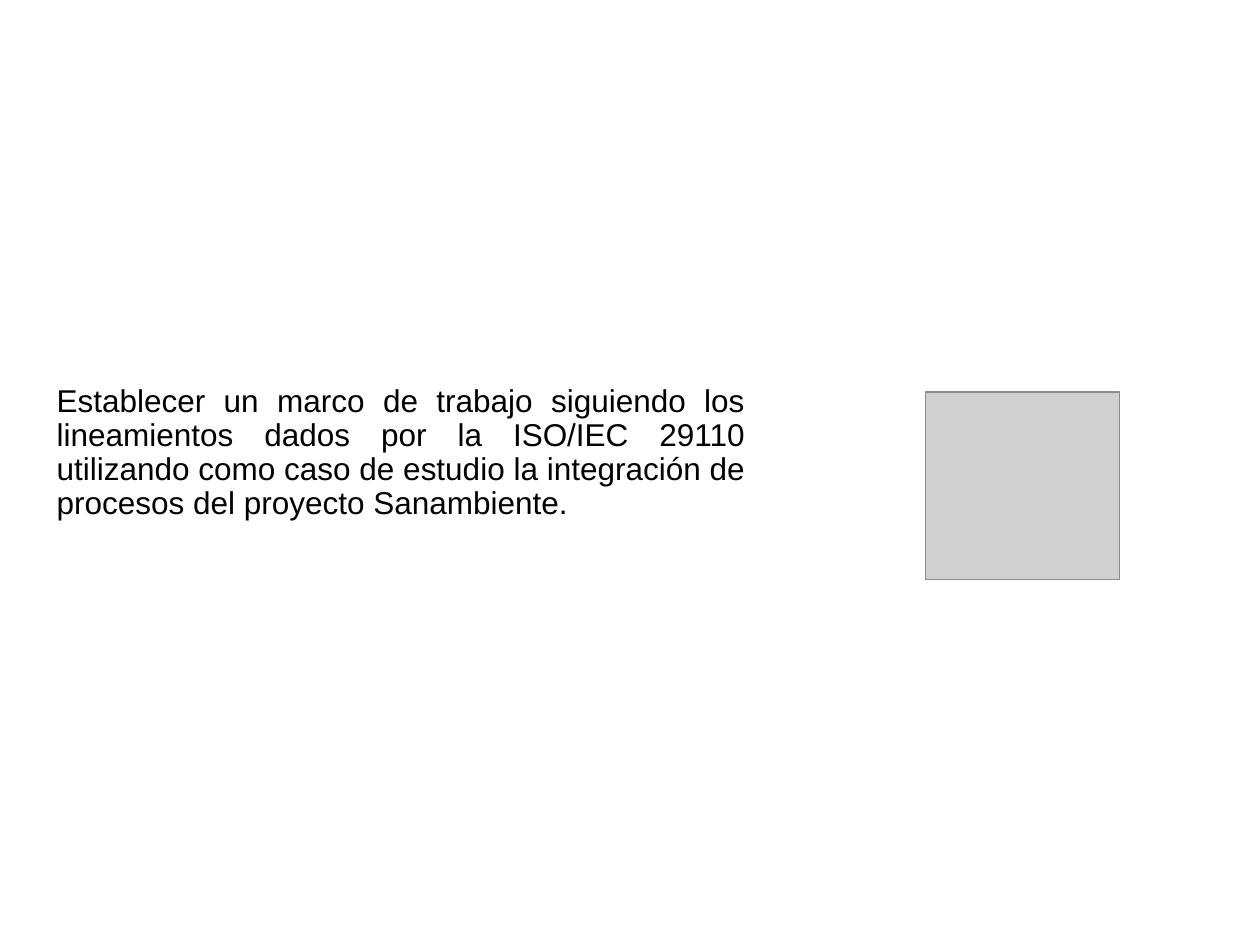
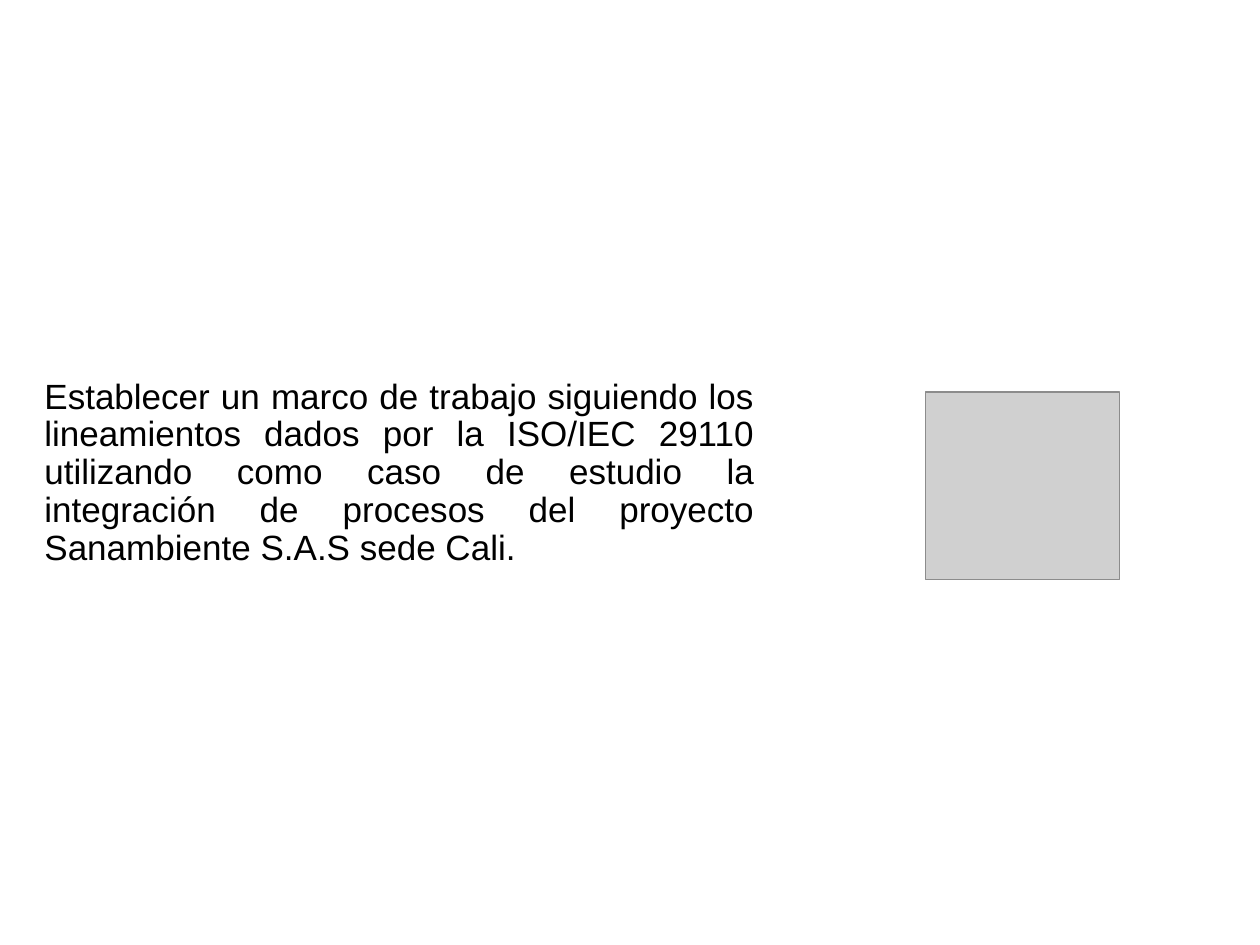
Before and after one commit to cristianpazu/Proyecto-Sanambiente, a slide deck: slide 9 of Documento(s) de proyecto de grado/Presentación del proyecto de grado.pptx. Drawn at 1260x945 pixels with LibreOffice and Linux fonts; fonts in the diff are those of the drawing; grey boxes stand for pictures; background and template pictures are left out. Boxes give left, top, right and bottom in pixels: in the first picture for what was removed or moved away, otherwise in the second. Text is boxed around its words. In the diff, an @@ line names an element or a change of style, - is before the commit and + after.

```diff
--- a/Documento(s) de proyecto de grado/Presentación del proyecto de grado.pptx
+++ b/Documento(s) de proyecto de grado/Presentación del proyecto de grado.pptx
@@ text at box(44, 383, 754, 561): text changed; size 18 to 20 pt @@
-Establecer un marco de trabajo siguiendo los lineamientos dados por la ISO/IEC 29110 utilizando como caso de estudio la integración de procesos del proyecto Sanambiente.
+Establecer un marco de trabajo siguiendo los lineamientos dados por la ISO/IEC 29110 utilizando como caso de estudio la integración de procesos del proyecto Sanambiente S.A.S sede Cali.
```
Also in this commit, not shown: 17 other slides changed, 5 slides added.
